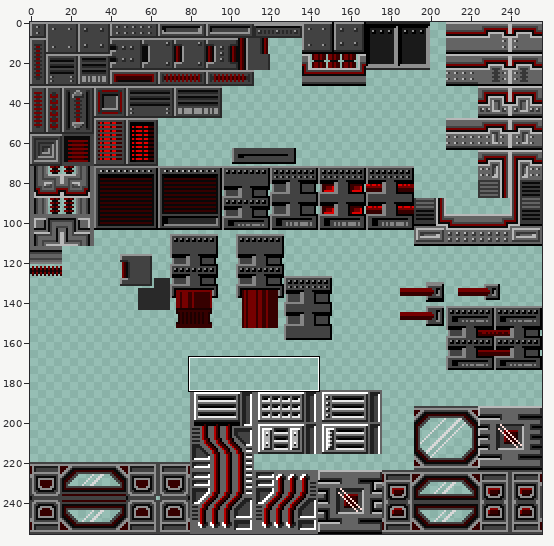
One commit to this sprite sheet: resources/spritesheets/tiles/testtiles8.png. The picture above shows the old version from afar; the outline marks the close-up.
Close-up. As it was:
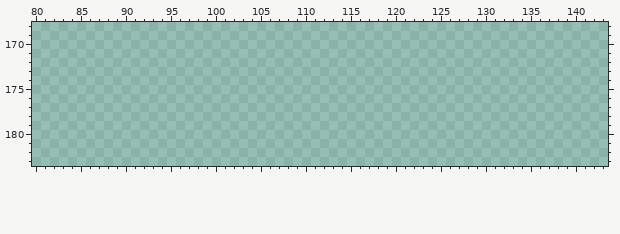
The file is 256x256 pixels. Colours within 5 levels of each other are drawn and written as one. Shown: x 80..143, y 168..183.
The result:
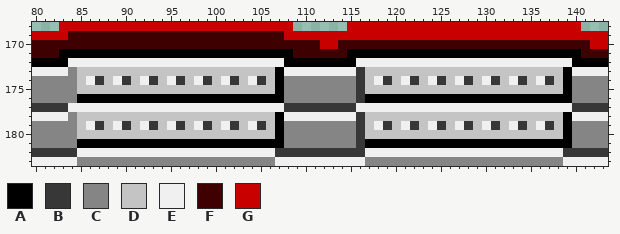
Palette (. is transparent): A #000000  B #373737  C #858585  D #c4c4c4  E #f0f0f0  F #3e0000  G #c80000
Changes in this commit:
The author put colour A in row 171 at x 83 to 108 and 115 to 140; in row 172 at x 80 to 83, 108 to 115 and 140 to 143; in rows 173 to 175 at x 107 and 139; in row 176 at x 85 to 107 and 117 to 139; in rows 178 to 180 at x 107 and 139; in row 181 at x 85 to 107 and 117 to 139.
The author put colour B in row 173 at x 116; in row 174 at x 87, 90, 93, 96, 99, 102, 105, 116, 119, 122, 125, 128, 131, 134 and 137; in rows 175 to 176 at x 116; in row 177 at x 80 to 83, 108 to 115 and 140 to 143; in row 178 at x 116; in row 179 at x 87, 90, 93, 96, 99, 102, 105, 116, 119, 122, 125, 128, 131, 134 and 137.
The author put colour B in rows 180 to 181 at x 116; in row 182 at x 80 to 84, 107 to 116 and 139 to 143.
The author put colour C in row 173 at x 84; in rows 174 to 176 at x 80 to 84, 108 to 115 and 140 to 143; in row 178 at x 84; in rows 179 to 181 at x 80 to 84, 108 to 115 and 140 to 143; in row 183 at x 85 to 106 and 117 to 138.
The author put colour D in row 173 at x 85 to 106 and 117 to 138; in row 174 at x 85, 88, 91, 94, 97, 100, 103, 106, 117, 120, 123, 126, 129, 132, 135 and 138; in row 175 at x 85 to 106 and 117 to 138; in row 178 at x 85 to 106 and 117 to 138; in row 179 at x 85, 88, 91, 94, 97, 100, 103, 106, 117, 120, 123, 126, 129, 132, 135 and 138; in row 180 at x 85 to 106 and 117 to 138.
The author put colour E in row 172 at x 84 to 107 and 116 to 139; in row 173 at x 80 to 83, 108 to 115 and 140 to 143; in row 174 at x 86, 89, 92, 95, 98, 101, 104, 118, 121, 124, 127, 130, 133 and 136; in row 177 at x 84 to 107 and 116 to 139; in row 178 at x 80 to 83, 108 to 115 and 140 to 143; in row 179 at x 86, 89, 92, 95, 98, 101, 104, 118, 121, 124, 127, 130, 133 and 136.
The author put colour E in row 182 at x 85 to 106 and 117 to 138; in row 183 at x 80 to 84, 107 to 116 and 139 to 143.
The author put colour F in row 169 at x 84 to 107; in row 170 at x 80 to 111 and 114 to 141; in row 171 at x 80 to 82, 109 to 114 and 141 to 143.
The author put colour G in row 168 at x 83 to 108 and 115 to 140; in row 169 at x 80 to 83 and 108 to 143; in row 170 at x 112 to 113 and 142 to 143.
